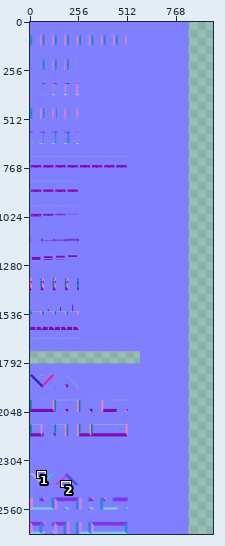
Edited in one commit: sprite sheet (Assets/Textures/WallTexture_0_nrm.png). Above: a wide view before the commit, with the close-up outlined.
Close-up. Before:
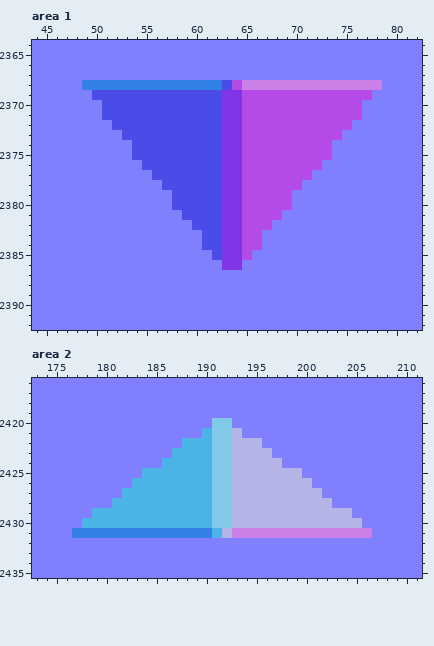
The file is 832x2688 pixels. Shown: area 1: x 44..82, y 2364..2392; area 2: x 173..211, y 2416..2435. The old version is drawn lined up with the new one, on the new canvas. The commit also changed other parts of the picture, which this record leaves out.
After:
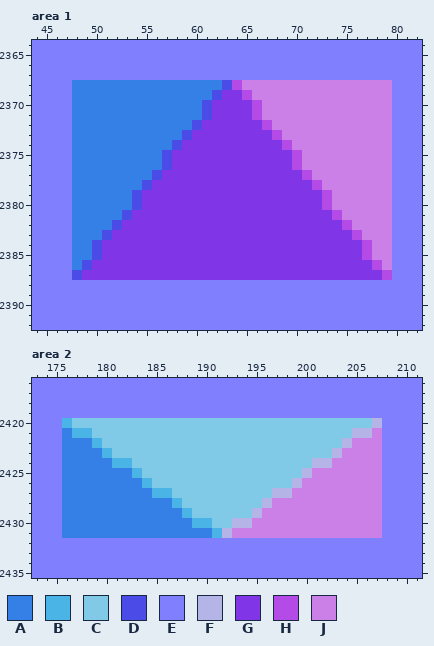
Palette (. is transparent): A #3580e7  B #4bb4e7  C #80cae7  D #4b4be7  E #8080ff  F #b4b4e7  G #8035e7  H #b44be7  J #ca80e7
The exact change:
canvas 832x2688 -> 960x2688
Changed rows in their new state; - is an unchanged pixel.
Area 1:
first column x 48:
2368 A------------------------------J
2369 AAAAAAAAAAAAAA----JJJJJJJJJJJJJJ
2370 AAAAAAAAAAAAA-G--G-JJJJJJJJJJJJJ
2371 AAAAAAAAAAAAA-G--G-JJJJJJJJJJJJJ
2372 AAAAAAAAAAAA-GG--GG-JJJJJJJJJJJJ
2373 AAAAAAAAAAA-GGG--GGG-JJJJJJJJJJJ
2374 AAAAAAAAAA-GGGG--GGGG-JJJJJJJJJJ
2375 AAAAAAAAA-GGGGG--GGGGG-JJJJJJJJJ
2376 AAAAAAAAA-GGGGG--GGGGG-JJJJJJJJJ
2377 AAAAAAAA-GGGGGG--GGGGGG-JJJJJJJJ
2378 AAAAAAADGGGGGGG--GGGGGGGHJJJJJJJ
2379 AAAAAADGGGGGGGG--GGGGGGGGHJJJJJJ
2380 AAAAAADGGGGGGGG--GGGGGGGGHJJJJJJ
2381 AAAAADGGGGGGGGG--GGGGGGGGGHJJJJJ
2382 AAAADGGGGGGGGGG--GGGGGGGGGGHJJJJ
2383 AAADGGGGGGGGGGG--GGGGGGGGGGGHJJJ
2384 AADGGGGGGGGGGGG--GGGGGGGGGGGGHJJ
2385 AADGGGGGGGGGGGG--GGGGGGGGGGGGHJJ
2386 ADGGGGGGGGGGGGG--GGGGGGGGGGGGGHJ
2387 DGGGGGGGGGGGGGGGGGGGGGGGGGGGGGGH
Area 2:
first column x 176:
2420 BCCCCCCCCCCCCCC--CCCCCCCCCCCCCCF
2421 ABBCCCCCCCCCCCC--CCCCCCCCCCCCFFJ
2422 AAABCCCCCCCCCCC--CCCCCCCCCCCFJJJ
2423 AAAABCCCCCCCCCC--CCCCCCCCCCFJJJJ
2424 AAAAABBCCCCCCCC--CCCCCCCCFFJJJJJ
2425 AAAAAAABCCCCCCC--CCCCCCCFJJJJJJJ
2426 AAAAAAAA-CCCCCC--CCCCCC-JJJJJJJJ
2427 AAAAAAAAA--CCCC--CCCC--JJJJJJJJJ
2428 AAAAAAAAAAA-CCC--CCC-JJJJJJJJJJJ
2429 AAAAAAAAAAAA-CC--CC-JJJJJJJJJJJJ
2430 AAAAAAAAAAAAA------JJJJJJJJJJJJJ
2431 A------------------------------J
Pixel boxes of the changes (left, top, right, bottom) in both close-ups:
changed: (72, 80, 392, 280)
changed: (62, 418, 382, 538)
